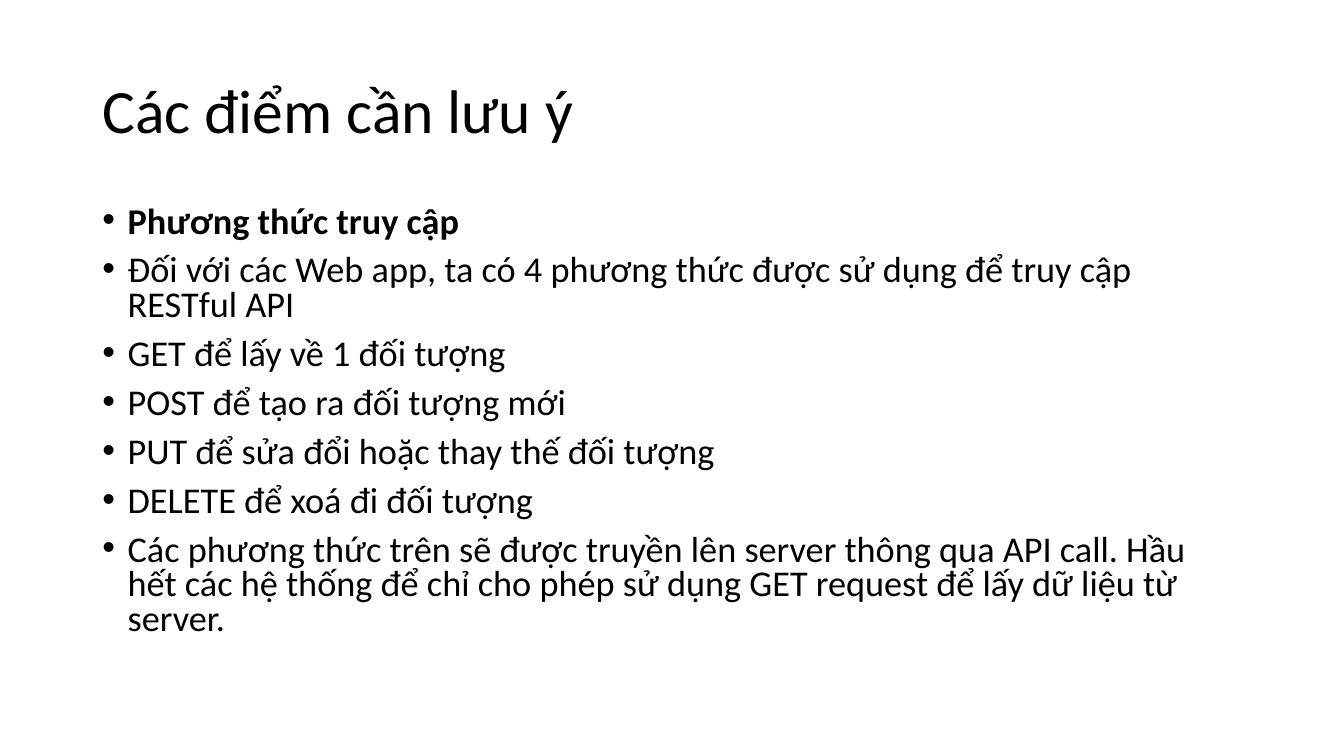
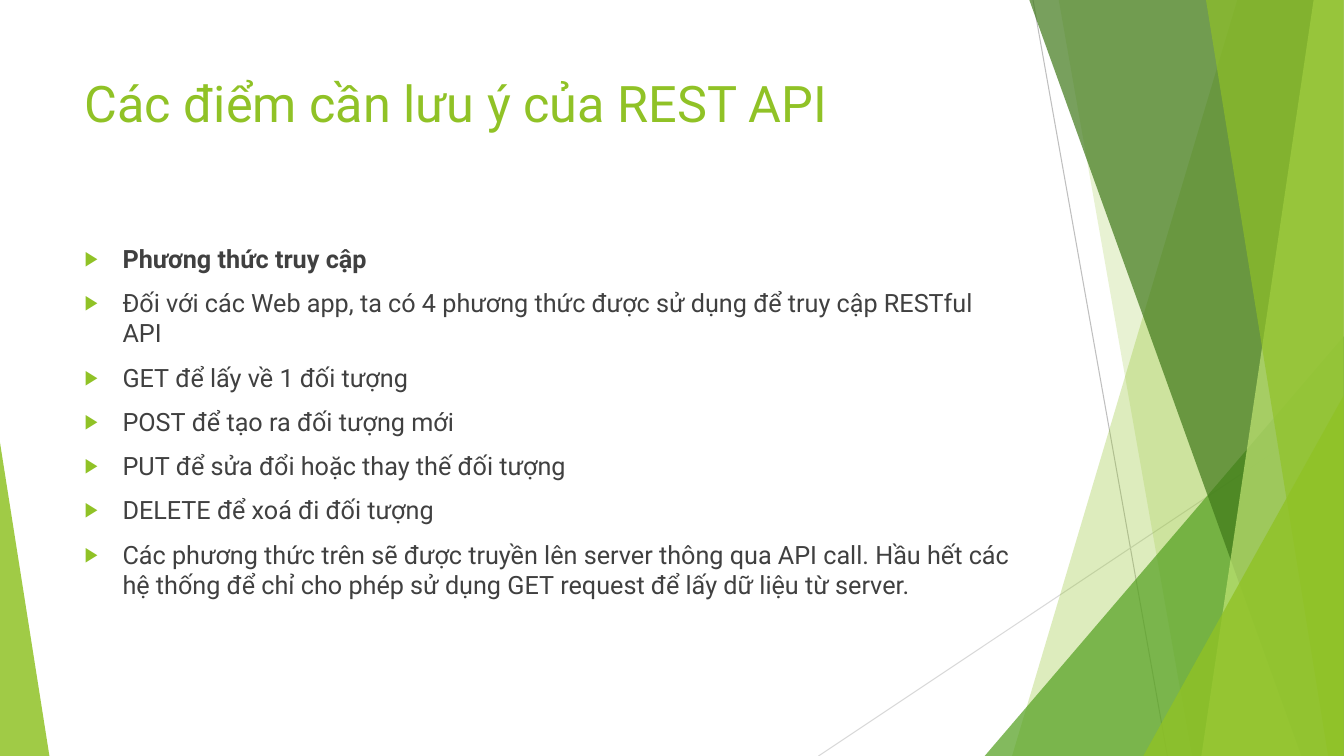
Before and after one commit to hoanghiep8921/t3h_demo, a slide deck: slide 13 of slide-t3h/Webservices.pptx (slide 11 before the commit). Drawn at 1344x756 pixels with LibreOffice and Linux fonts; fonts in the diff are those of the drawing. Boxes give left, top, right and bottom in pixels: in the first picture for what was removed or moved away, otherwise in the second. Text is boxed around its words. In the diff, an @@ line names an element or a change of style, - is before the commit and + after.

```diff
--- a/slide-t3h/Webservices.pptx
+++ b/slide-t3h/Webservices.pptx
@@ title "Các điểm cần lưu ý ..." at (85,79,827,133): vertical alignment middle to top @@
@@ title at (85,79,827,133): text changed; size 44 to 36 pt; font Calibri to Roboto; text colour #000000 to #90C226 @@
-Các điểm cần lưu ý
+Các điểm cần lưu ý của REST API
@@ text "Phương thức truy cập": place and size @@
-text "Phương thức truy cập" at (128,208,1185,632)
+text "Phương thức truy cập" at (123,249,1009,600)
@@ text "Phương thức truy cập" at (123,249,1009,600): size 25.9 to 18 pt, font Calibri to Roboto, text colour #000000 to #404040; bullet • to ▶; line spacing 0.8 to 1 @@
@@ group added at (0,0,1344,756): 5 freeform shapes, 3 triangles, 2 lines @@
```
Also in this commit, not shown: 19 other slides changed, 8 slides added, 3 slides removed, 27 other files.
